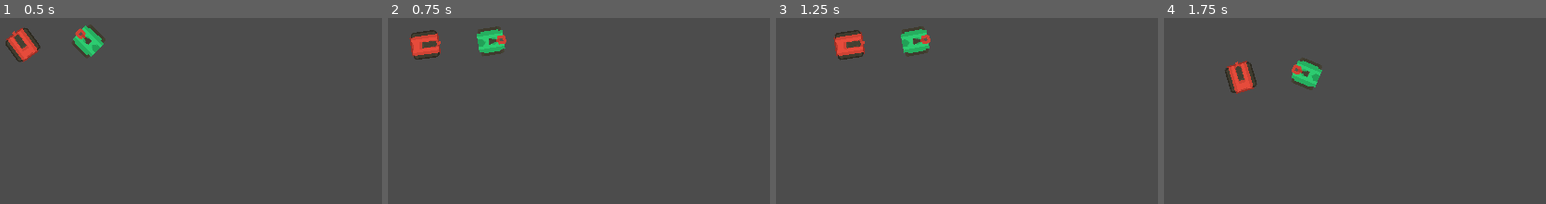
Above: before the commit, frames 1-4 (left to right).
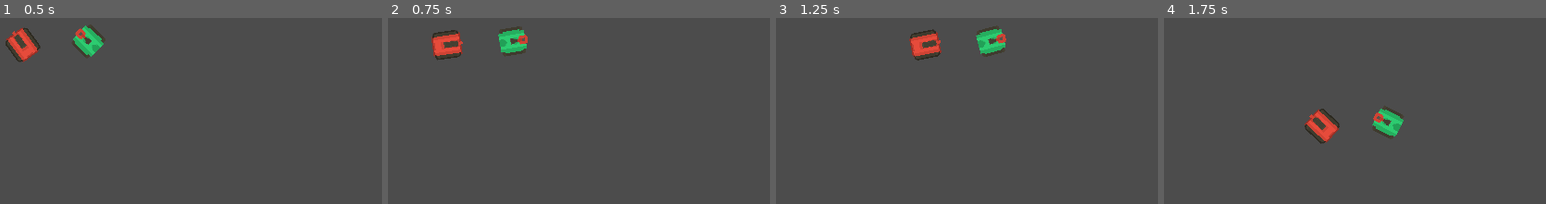
Above: after the commit, the same moments.

Repository: RuanSR/rogue-tank-game
Game: Godot game, scene res://src/Levels/TestLevel/View/TestArea.tscn
Two runs of this game, one before a commit and one after it. Both use one fixed random seed, a clock stepped at 60 frames per second and the inputs below. The engine's default icon, where the game draws it, is replaced by a stand-in: a white triangle on a blue panel in a dark square.
Inputs (mouse positions are in pixels of both pictures, inside the frame that each line leads up to):
- Up to frame 1 (0.5 s): no input
- Up to frame 2 (0.75 s): tap Enter at 0.5 s; move the mouse to (outside the picture) at 0.52 s; hold Right (ui_right) from 0.53 s (still down)
- Up to frame 3 (1.25 s): keep holding Right (ui_right)
- Up to frame 4 (1.75 s): move the mouse to (1228, 42) at 1.27 s; release Right (ui_right) at 1.28 s; hold Down (ui_down) from 1.28 s (still down)

Frame 1 is identical in both runs. In frame 2, 3.6% of the frame differs, in the area x 5-37%, y 4-23%; in frame 3, 3.5%; in frame 4, 4.0%, in the area x 15-63%, y 21-68%.

Commit message:
feat: Add config collisions layers e mask

Diff:
--- a/project.godot
+++ b/project.godot
@@ -104,6 +104,12 @@
  ]
 }
 
+[layer_names]
+
+2d_physics/layer_1="player"
+2d_physics/layer_2="enemy"
+2d_physics/layer_3="wall"
+
 [physics]
 
 common/enable_pause_aware_picking=true
--- a/src/Levels/TestLevel/View/TestArea.tscn
+++ b/src/Levels/TestLevel/View/TestArea.tscn
@@ -1,10 +1,13 @@
-[gd_scene load_steps=6 format=2]
+[gd_scene load_steps=7 format=2]
 
 [ext_resource path="res://src/Modules/PlayerTank/View/PlayerTank.tscn" type="PackedScene" id=1]
 [ext_resource path="res://src/Modules/PlayerTank/@Assets/tank_body/tankBody_darkLarge_outline.png" type="Texture" id=2]
 [ext_resource path="res://src/Modules/PlayerTank/@Assets/barrel/barrel_black_side.png" type="Texture" id=3]
 [ext_resource path="res://src/Modules/PlayerTank/@Assets/barrel/barrelBlack_top.png" type="Texture" id=4]
 [ext_resource path="res://src/Modules/PlayerTank/@Assets/tank_body/tankBody_green_outline.png" type="Texture" id=5]
+
+[sub_resource type="RectangleShape2D" id=1]
+extents = Vector2( 517.25, 14 )
 
 [node name="TestArea" type="Node2D"]
 
@@ -45,5 +48,27 @@
 [node name="BulletShotSprite" parent="PlayerTank/TankBarrelNode2D" index="3"]
 position = Vector2( 37, 0 )
 
+[node name="WallsStaticBody2D" type="StaticBody2D" parent="."]
+collision_layer = 4
+collision_mask = 0
+
+[node name="WallCollisionShape2D" type="CollisionShape2D" parent="WallsStaticBody2D"]
+position = Vector2( 512, -14 )
+shape = SubResource( 1 )
+
+[node name="Wall2CollisionShape2D3" type="CollisionShape2D" parent="WallsStaticBody2D"]
+position = Vector2( 1037, 490 )
+rotation = 1.57079
+shape = SubResource( 1 )
+
+[node name="Wall2CollisionShape2D4" type="CollisionShape2D" parent="WallsStaticBody2D"]
+position = Vector2( -13, 490 )
+rotation = 1.57079
+shape = SubResource( 1 )
+
+[node name="Wall2CollisionShape2D2" type="CollisionShape2D" parent="WallsStaticBody2D"]
+position = Vector2( 520, 608 )
+shape = SubResource( 1 )
+
 [editable path="Tank"]
 [editable path="PlayerTank"]
--- a/src/Modules/PlayerTank/Model/player_tank_model.gd
+++ b/src/Modules/PlayerTank/Model/player_tank_model.gd
@@ -1,6 +1,6 @@
 class_name PlayerModel
 
-var speed: int = 100
+var speed: int = 250
 var shot_limit: int = 5
 
 var tank_body_collision_poly: CollisionPolygon2D
--- a/src/Modules/PlayerTank/Presenter/player_tank_presenter.gd
+++ b/src/Modules/PlayerTank/Presenter/player_tank_presenter.gd
@@ -74,7 +74,7 @@
 	if(Input.is_action_pressed("ui_down")):
 		dir_y += 1;
 
-	_view.translate(Vector2(dir_x, dir_y) * delta * _model.speed)
+	_view.move_and_slide(Vector2(dir_x, dir_y) * _model.speed)
 
 func on_shoot() -> void:
 
--- a/src/Modules/PlayerTank/View/PlayerTank.tscn
+++ b/src/Modules/PlayerTank/View/PlayerTank.tscn
@@ -52,6 +52,7 @@
 }
 
 [node name="PlayerTank" type="KinematicBody2D"]
+collision_mask = 6
 script = ExtResource( 2 )
 
 [node name="TankBodySkinManager" parent="." instance=ExtResource( 7 )]
